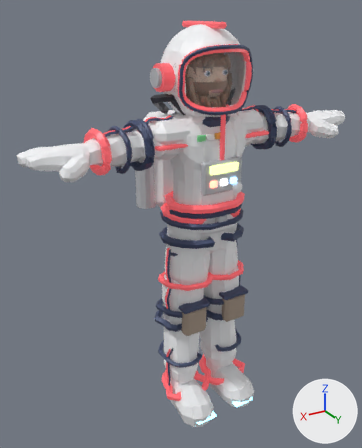
Renders of the glTF model assets/base/captain.glb from each side of a commit.
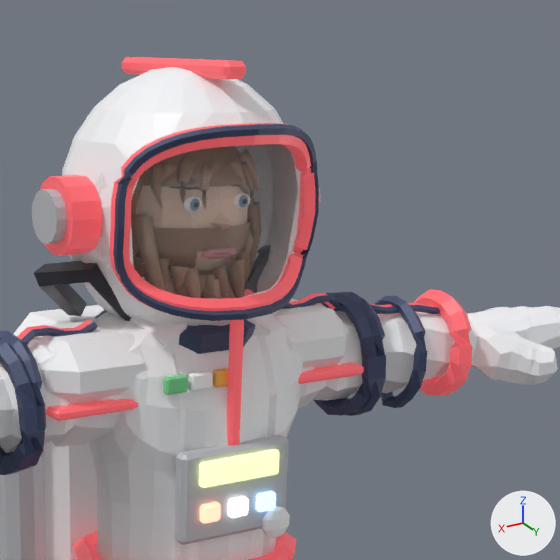
Each version appears first whole from a camera (50 mm lens) standing at (0.52, 0.805, 0.809) and looking at (0.029, -0.013, 0.4), and next in a close-up on the part from 38% to 94% of the width and 0% to 45% of the height. Every picture has the same lights, and +X, +Y and +Z are marked at lower right. The older version's two pictures come first. Where no turn or scale is listed for an object, it has been applied to the vertices. Vertices at exactly the same position are counted once.

Names of what the first close-up shows: 'Adventurer_Body_suit', 'Chest_black', 'Chest_gray', 'Chest_white', 'Head_accent_cyan', 'Head_captain_helm', 'Head_dark', 'Head_visor', 'LowerArm.L_accent_cyan', 'LowerArm.L_dark', 'UpperArm.L_suit_steel', 'UpperArm.R_suit_steel' and 16 more.
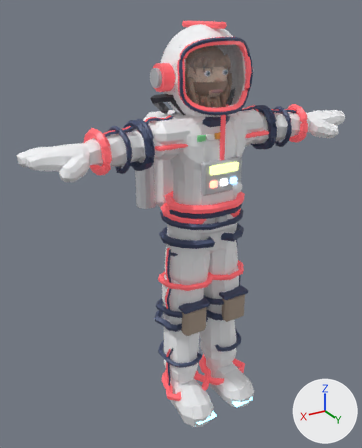
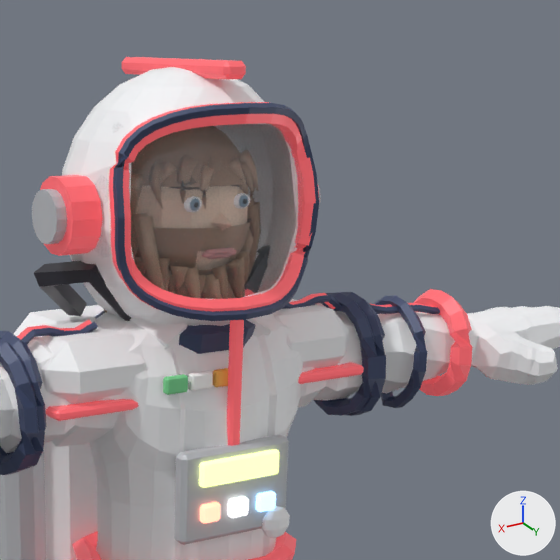
Location of each change, (x1, y1, x2, y2) in pixels of the close-ups (560 x 560 px; the box of a moved part takes in the faces that stretch with it):
'Head_captain_helm', reshaped: before (62, 67, 295, 326); after (62, 67, 297, 326)
'Head_accent_cyan', reshaped: before (40, 57, 315, 311); after (40, 57, 319, 312)
'Head_dark', reshaped (11% taller): before (113, 124, 319, 321); after (113, 103, 319, 321)
part 1 of me_tube, moved or reshaped: before (109, 123, 315, 309); after (109, 102, 316, 310)
part 2 of me_sphere, moved or reshaped: before (82, 87, 295, 313); after (82, 87, 297, 313)
part 3 of me_tube_001, moved or reshaped: before (113, 124, 319, 315); after (113, 103, 319, 315)

The change in detail:
me_tube is used by ob_head_accent_cyan; location (0.0, 0.0, 0.0).
me_tube had 280 vertices, 548 faces and spanned x -0.094..0.094, y -0.048..0.096, z 0.639..0.788.
me_tube now has 280 vertices, 548 faces and spans x -0.094..0.094, y -0.048..0.092, z 0.639..0.788.
me_tube part 1: 161 of 280 vertices moved; they spanned x -0.077..0.076, y 0.049..0.096, z 0.647..0.754 and now span x -0.077..0.076, y 0.046..0.087, z 0.647..0.765; mean shift (0.0, -0.004, 0.007); largest move (-0.035, 0.088, 0.748) -> (-0.035, 0.078, 0.759).
me_sphere is used by ob_head_captain_helm; location (0.0, 0.0, 0.0).
me_sphere had 400 vertices, 796 faces and spanned x -0.079..0.079, y -0.068..0.089, z 0.613..0.785.
me_sphere now has 390 vertices, 776 faces and spans x -0.079..0.079, y -0.068..0.085, z 0.613..0.785.
Part 2, on me_sphere:
40 vertices are removed from x -0.064..0.065, y 0.039..0.089, z 0.656..0.76.
140 faces are deleted.
20 vertices move from x -0.068..0.068, y 0.039..0.078, z 0.654..0.76 to x -0.069..0.069, y 0.055..0.081, z 0.654..0.757.
30 vertices are added at x -0.065..0.065, y 0.039..0.063, z 0.656..0.75.
120 new faces join them.
me_tube_001 is used by ob_head_dark; location (0.0, 0.0, 0.0).
me_tube_001 had 200 vertices, 400 faces and spanned x -0.077..0.076, y 0.055..0.099, z 0.639..0.754.
me_tube_001 now has 200 vertices, 400 faces and spans x -0.077..0.076, y 0.053..0.094, z 0.638..0.765.
me_tube_001 part 3: 165 of 200 vertices moved; they spanned x -0.077..0.076, y 0.055..0.099, z 0.647..0.754 and now span x -0.077..0.076, y 0.053..0.089, z 0.647..0.765; mean shift (0.0, -0.004, 0.007); largest move (-0.036, 0.09, 0.749) -> (-0.035, 0.08, 0.761).
